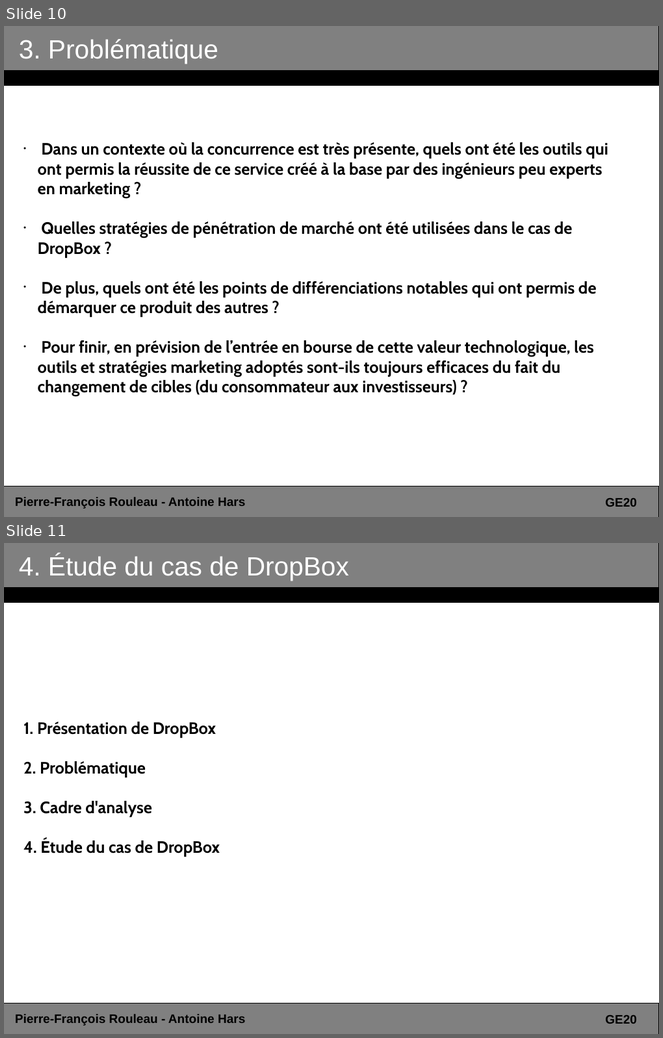
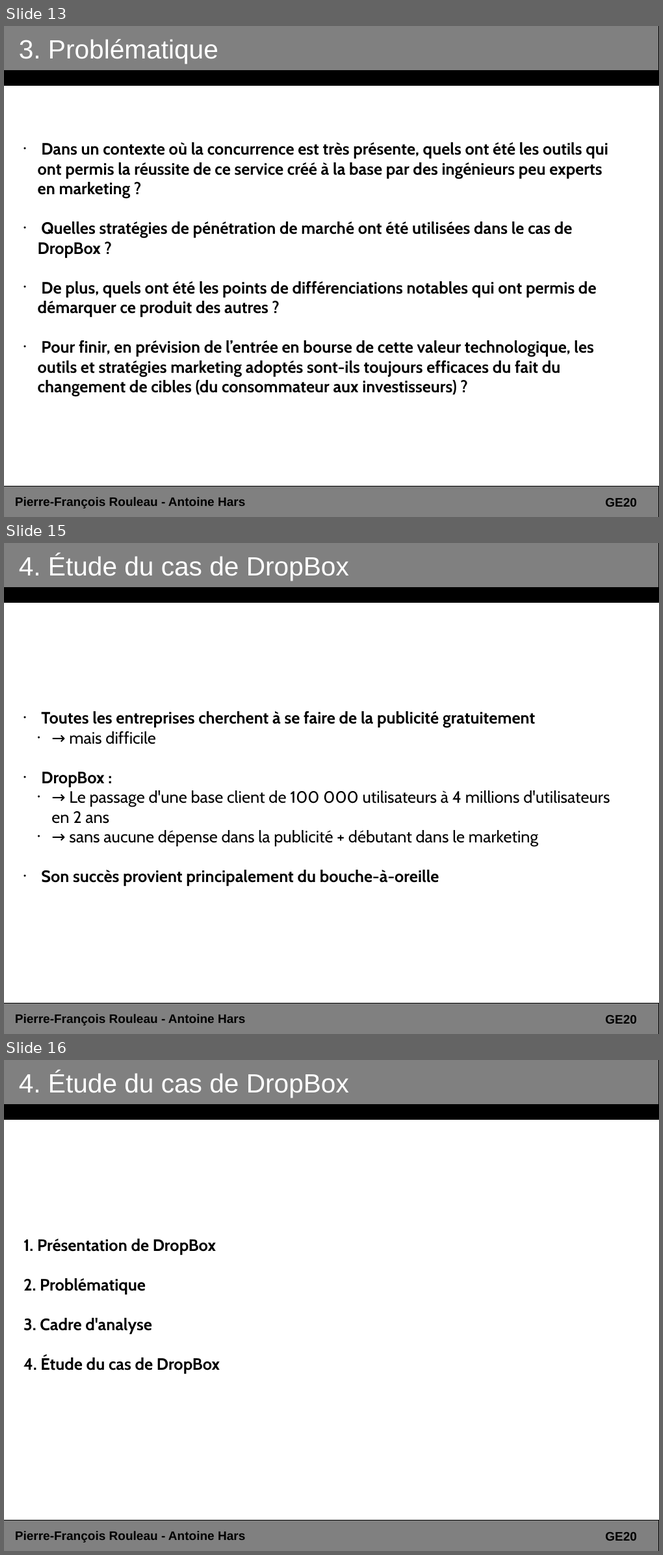
Before and after one commit to ahars/ge20, a slide deck: presentation_dropbox.odp. Shown one above the other, each under a label of ours: slides 10 and 11 before the commit, slides 13, 15 and 16 after it; the slides between them are not shown. The pictures are 663x1038 and 663x1555 pixels, drawn with LibreOffice and Linux fonts; fonts in the diff are those of the drawing. Boxes give left, top, right and bottom in pixels: in the first picture for what was removed or moved away, otherwise in the second. Text is boxed around its words. In the diff, an @@ line names an element or a change of style, - is before the commit and + after.

```diff
--- a/presentation_dropbox.odp
+++ b/presentation_dropbox.odp
@@ slide 15 added at (4, 543, 659, 1034), background #FFFFFF @@
@@ rectangle added at (4, 543, 659, 602), fill #808080, outline #000000 0 pt @@
@@ title added at (19, 555, 349, 581), 32 pt, text #FFFFFF @@
+4. Étude du cas de DropBox
@@ rectangle added at (4, 588, 659, 602), fill #000000, outline #000000 0 pt @@
@@ subtitle added at (41, 711, 610, 886), 20 pt, text #000000 @@
+• Toutes les entreprises cherchent à se faire de la publicité gratuitement
+  • → mais difficile
+• DropBox :
+  • → Le passage d'une base client de 100 000 utilisateurs à 4 millions d'utilisateurs en 2 ans
+  • → sans aucune dépense dans la publicité + débutant dans le marketing
+• Son succès provient principalement du bouche-à-oreille
@@ rectangle added at (4, 1004, 659, 1034), fill #808080, outline #000000 0 pt @@
@@ text added at (15, 1014, 245, 1026), 15 pt, text #000000, bold @@
+Pierre-François Rouleau - Antoine Hars
@@ text added at (605, 1016, 637, 1024), 15 pt, text #000000, bold @@
+GE20
@@ what was slide 10 is now slide 13 @@
@@ what was slide 11 is now slide 16 @@
```
Also in this commit, not shown: 3 slides changed, 7 other slides added, 9 other files.
